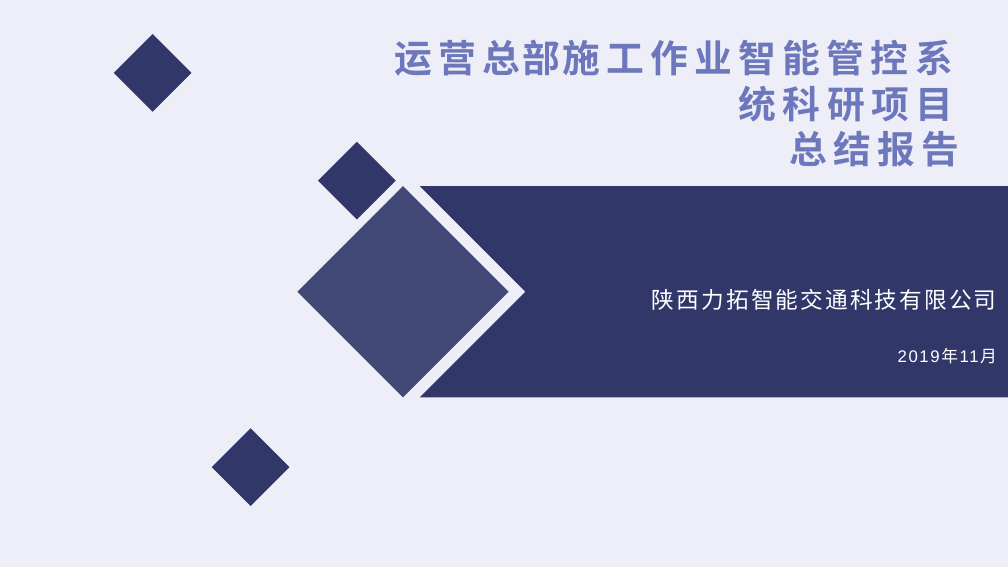
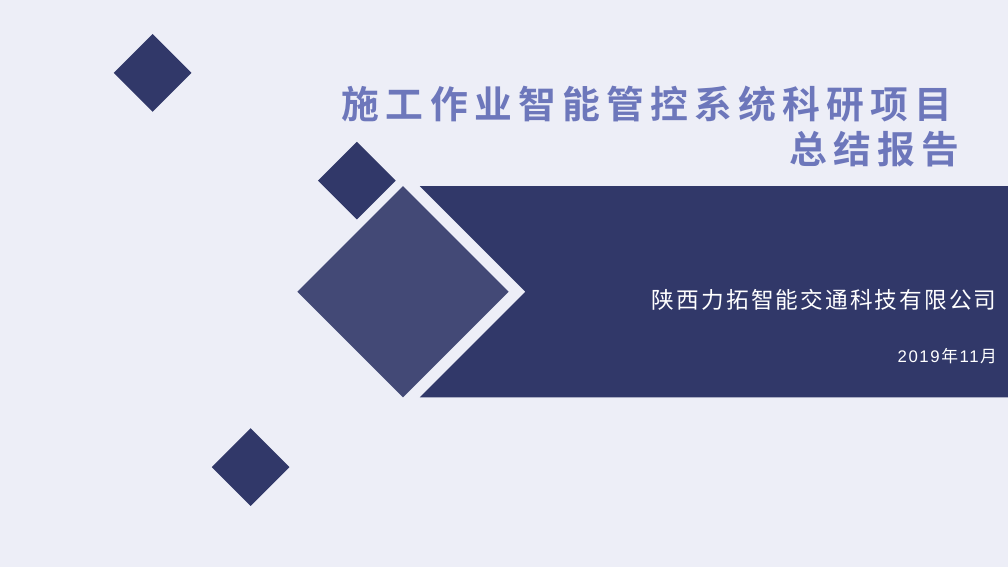
Before and after one commit to hanlibin1981/hlb, a slide deck: slide 1 of 深圳地铁智能施工管控项目总结报告.pptx. Drawn at 1008x567 pixels with LibreOffice and Linux fonts; fonts in the diff are those of the drawing; background and template pictures are left out. Boxes give left, top, right and bottom in pixels: in the first picture for what was removed or moved away, otherwise in the second. Text is boxed around its words. In the diff, an @@ line names an element or a change of style, - is before the commit and + after.

```diff
--- a/深圳地铁智能施工管控项目总结报告.pptx
+++ b/深圳地铁智能施工管控项目总结报告.pptx
@@ title at (342, 86, 959, 167): text changed @@
-运营总部施工作业智能管控系统科研项目
-总结报告
+施工作业智能管控系统科研项目
+总结报告
```
Also in this commit, not shown: 5 other slides changed.
